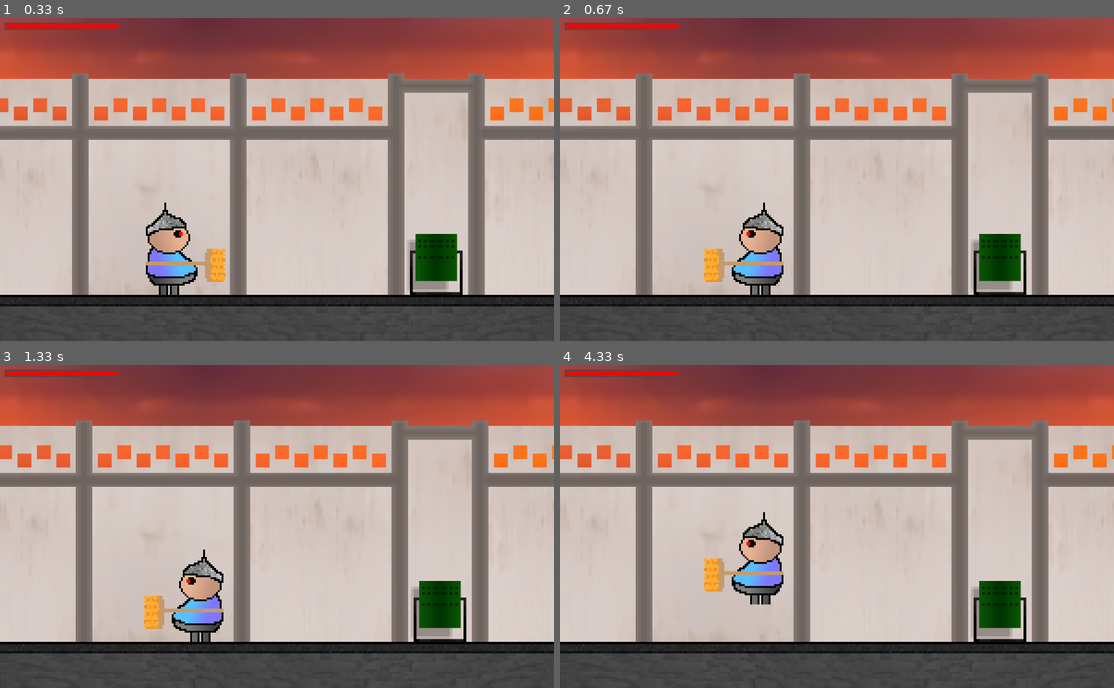
Above: before the commit, frames 1-4 (two rows, left to right).
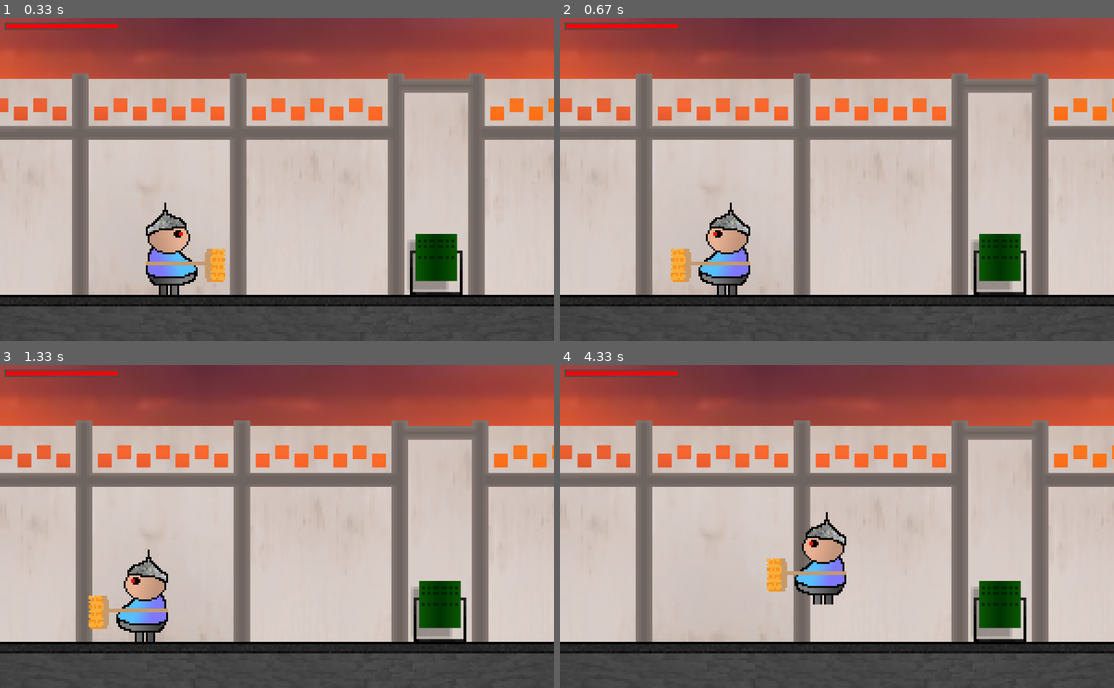
Above: after the commit, the same moments.

Repository: NikMatyukhin/true_pygame
Game: pygame game, started from src/main.py
Same seed, same stepped clock (60 frames per second), same inputs: the game is played once before the commit and once after it.
Inputs:
- Up to frame 1 (0.33 s): no input
- Up to frame 2 (0.67 s): hold Left from 0.33 s (still down)
- Up to frame 3 (1.33 s): release Left at 0.87 s
- Up to frame 4 (4.33 s): hold Up 1.33-1.7 s; hold Right 1.73-2.37 s; hold Left 2.4-2.87 s; hold Right 2.9-3.37 s; hold Up 3.4-3.7 s; hold Right 3.73-4.2 s; hold Left from 4.23 s (still down)

Frame 1 is identical in both runs. In frame 2, 3.4% of the frame differs, in the area x 20-41%, y 57-86%; in frame 3, 3.8%; in frame 4, 3.9%, in the area x 26-52%, y 45-75%.

Commit message:
Минорные изменения

Diff:
--- a/src/main.py
+++ b/src/main.py
@@ -85,7 +85,6 @@
         self.horizontal_impulse = False
         self.locked = False
 
-        self.hp = 20
         self.attack = False
         self.attack_moment = 0
 
@@ -149,7 +148,7 @@
 
     def hit(self, direction):
         global final_window
-        self.hp -= 1
+        self.hp -= 3
         if self.hp <= 0:
             final_window = FinalWindow()
         else:
@@ -387,9 +386,9 @@
 
 enemies = pygame.sprite.AbstractGroup()
 
-player.locked = False
-
 while True:
+    player.locked = False
+
     for event in pygame.event.get():
         if event.type == pygame.QUIT:
             # pygame.image.save(main_surface, "screenshot.jpg")
@@ -459,7 +458,7 @@
 
         main_surface.blit(hp_bar_img, (10, 10))
         if player.hp > 0:
-            pygame.draw.rect(main_surface, (240, 10, 10), (13, 13, int(player.hp/20 * 244), 10))
+            pygame.draw.rect(main_surface, (240, 10, 10), (13, 13, int(player.hp/100 * 244), 10))
 
     if final_window:
         final_window.update()
